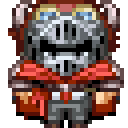
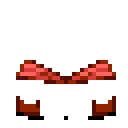
The second w=128, h=128 image is a revision of the first. Changes to its layers:
hid group "Face" (12 layers) over left=8, top=4, right=124, bottom=120
hid group "Heads" (22 layers) over left=8, top=0, right=120, bottom=92
hid group "Outfit" (19 layers) over left=12, top=48, right=120, bottom=128
moved "BasePlayer" into group "Bodies" over left=12, top=0, right=120, bottom=128
